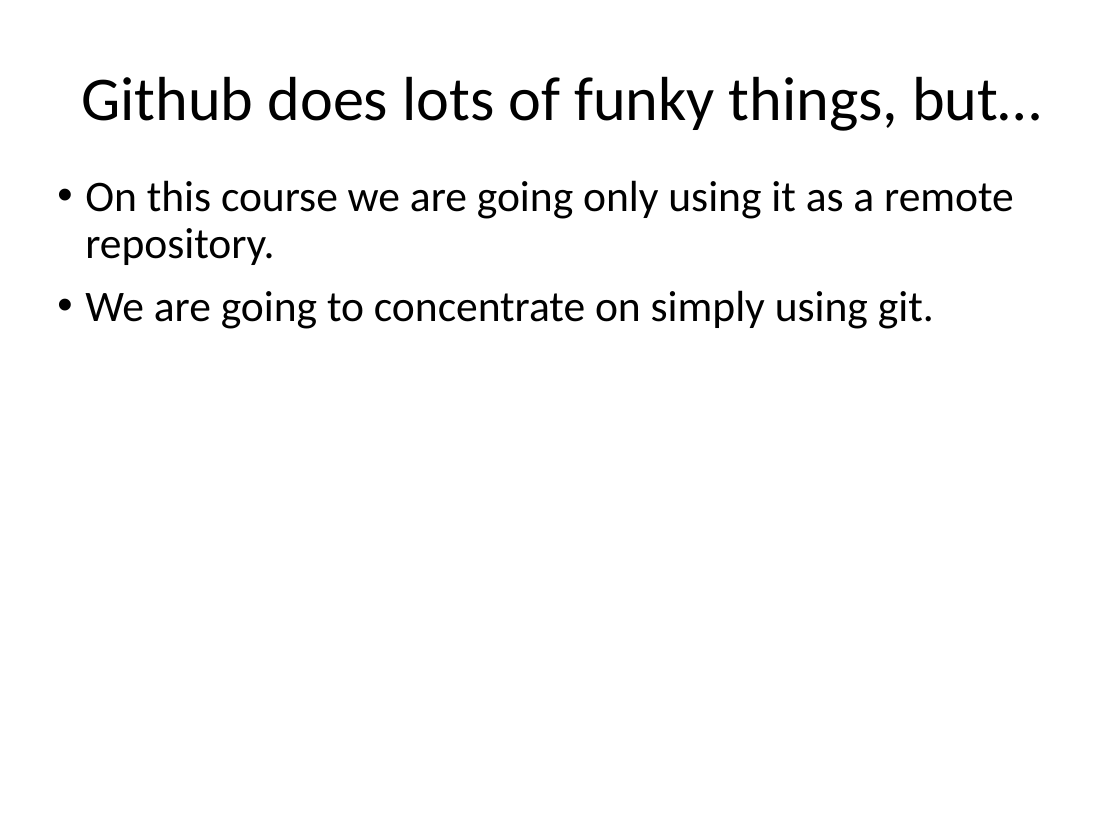
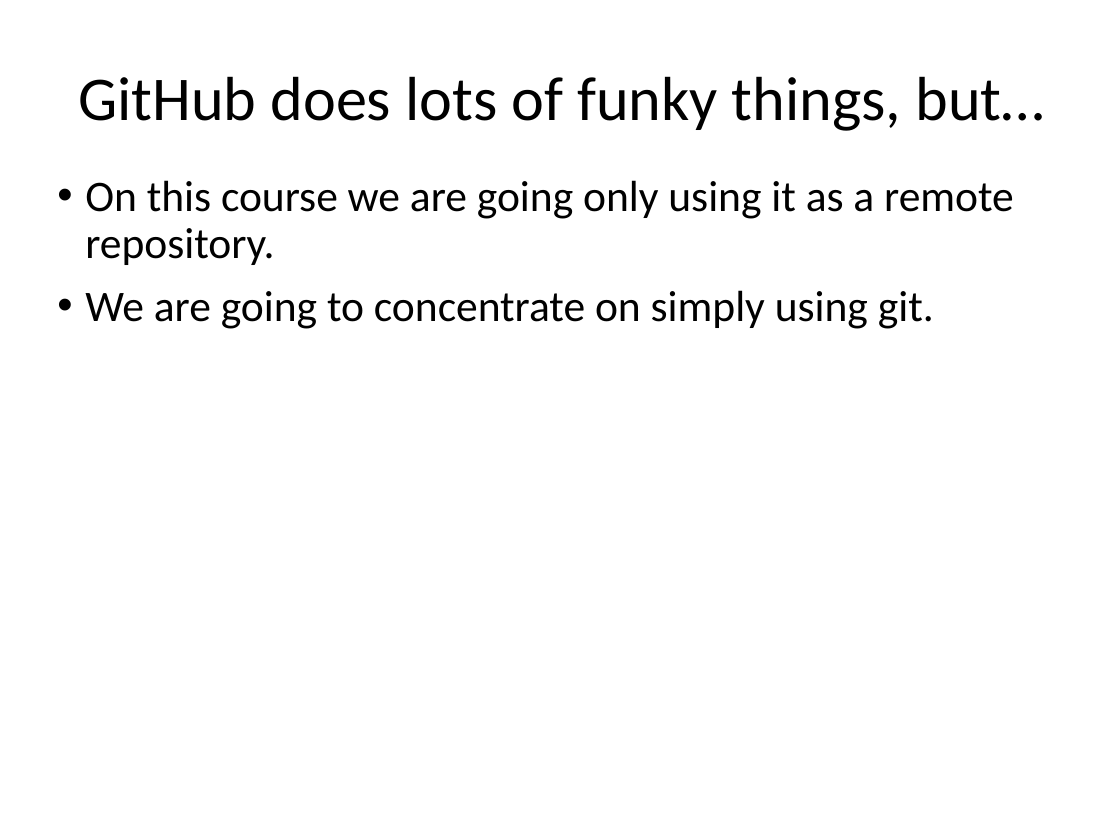
Before and after one commit to ncasuk/ncas-isc, a slide deck: slide 14 of shell/presentations/02_git2.pptx (slide 15 before the commit). Drawn at 1120x840 pixels with LibreOffice and Linux fonts; fonts in the diff are those of the drawing; background and template pictures are left out. Boxes give left, top, right and bottom in pixels: in the first picture for what was removed or moved away, otherwise in the second. Text is boxed around its words. In the diff, an @@ line names an element or a change of style, - is before the commit and + after.

```diff
--- a/shell/presentations/02_git2.pptx
+++ b/shell/presentations/02_git2.pptx
@@ title at [78,76,1045,131]: text changed @@
-Github does lots of funky things, but…
+GitHub does lots of funky things, but…
```
Also in this commit, not shown: 10 other slides changed, 1 slide removed, 5 other files.
